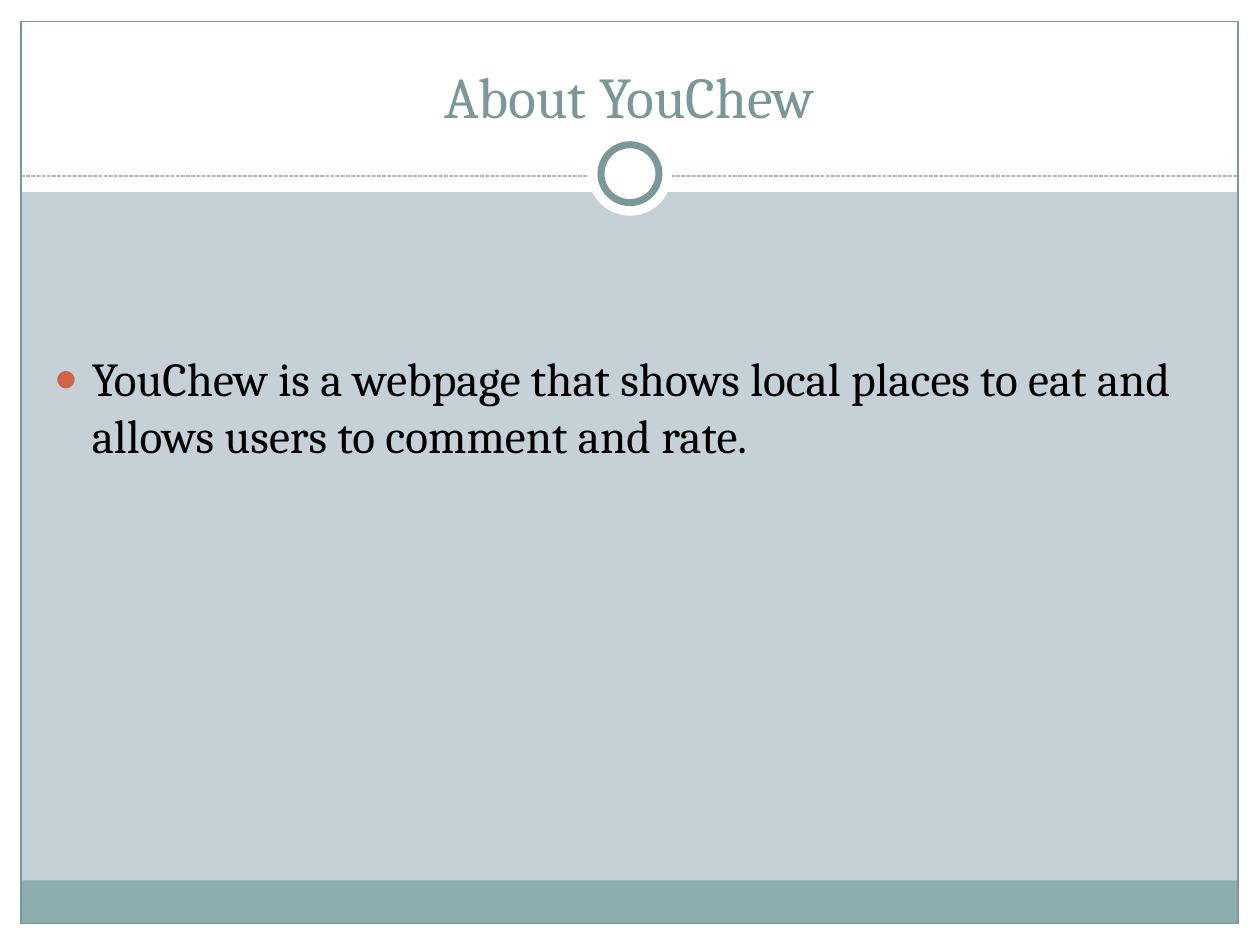
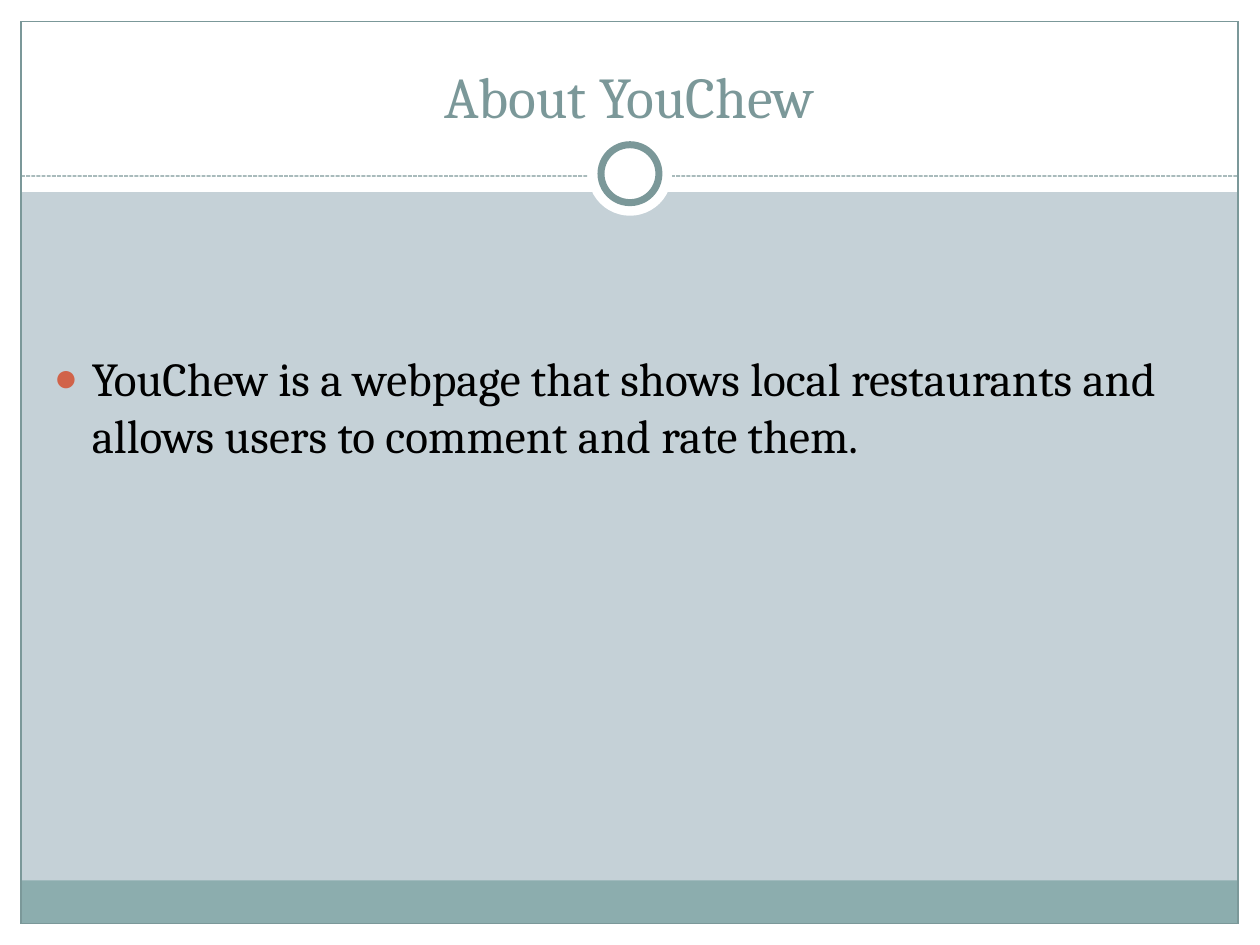
Before and after one commit to Aniril/YouChew, a slide deck: slide 2 of Midterm Presentation.pptx. Drawn at 1260x945 pixels with LibreOffice and Linux fonts; fonts in the diff are those of the drawing. Boxes give left, top, right and bottom in pixels: in the first picture for what was removed or moved away, otherwise in the second. Text is boxed around its words. In the diff, an @@ line names an element or a change of style, - is before the commit and + after.

Commit message:
Small changes to Presentation

```diff
--- a/Midterm Presentation.pptx
+++ b/Midterm Presentation.pptx
@@ text at (92,363,1156,454): text changed @@
-● YouChew is a webpage that shows local places to eat and allows users to comment and rate.
+● YouChew is a webpage that shows local restaurants and allows users to comment and rate them.
```
Also in this commit, not shown: 1 other slide changed, 1 other file.
